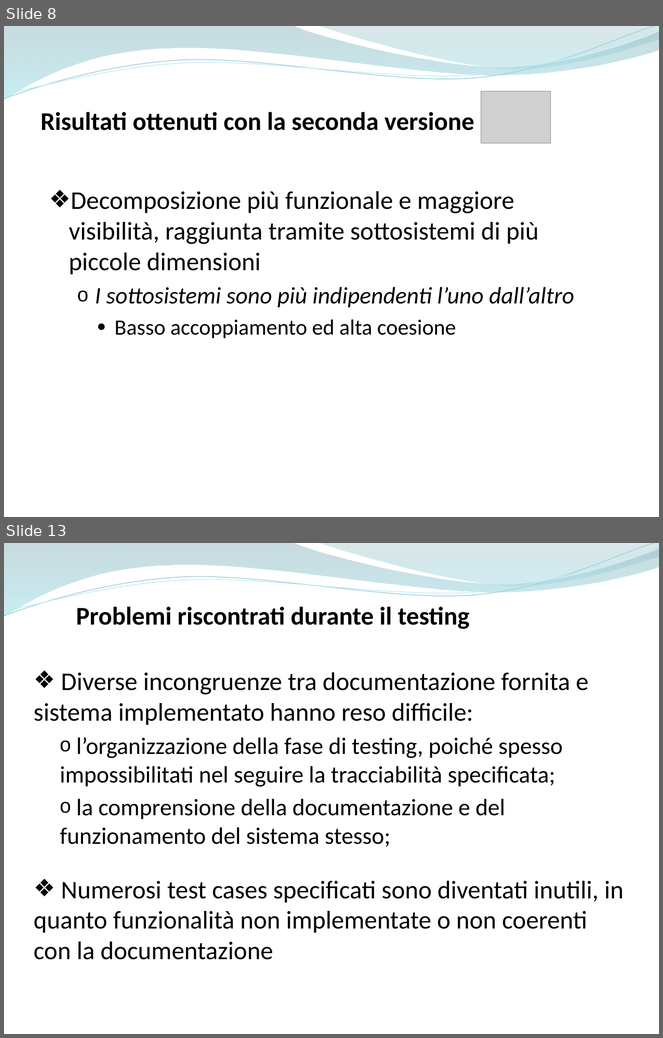
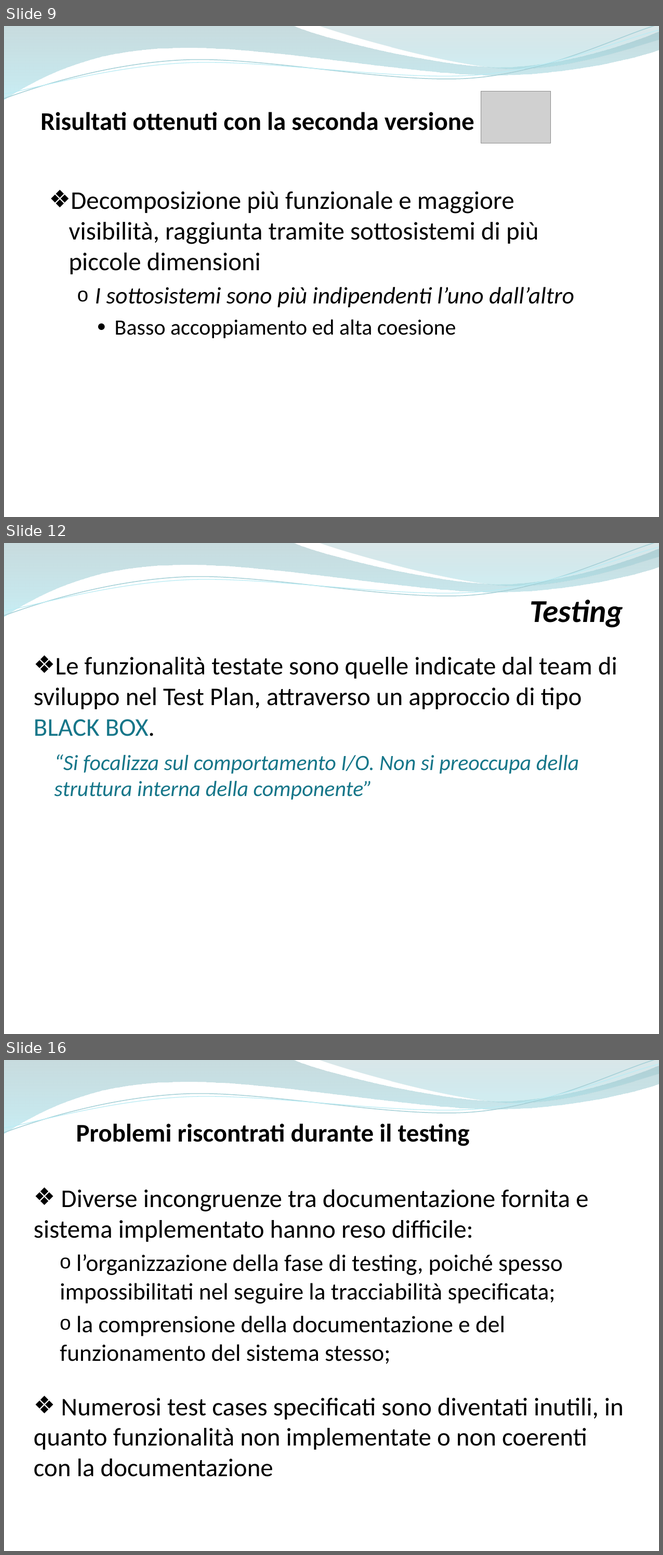
Before and after one commit to ammirate/at-silo, a slide deck: Presentazione/Atsilo2/Ferrara/Ferrara_M_PresentazioneFinale.pptx. Shown one above the other, each under a label of ours: slides 8 and 13 before the commit, slides 9, 12 and 16 after it; the slides between them are not shown. The pictures are 663x1038 and 663x1555 pixels, drawn with LibreOffice and Linux fonts; fonts in the diff are those of the drawing; grey boxes stand for pictures. Boxes give left, top, right and bottom in pixels: in the first picture for what was removed or moved away, otherwise in the second. Text is boxed around its words. In the diff, an @@ line names an element or a change of style, - is before the commit and + after.

```diff
--- a/Presentazione/Atsilo2/Ferrara/Ferrara_M_PresentazioneFinale.pptx
+++ b/Presentazione/Atsilo2/Ferrara/Ferrara_M_PresentazioneFinale.pptx
@@ slide 12 added at (4, 543, 659, 1034), background #FFFFFF; not listed: 4 template elements that a slide beside it also shows @@
@@ text added at (530, 600, 623, 628), 35 pt, text #000000, bold, italic @@
+Testing
@@ text added at (34, 657, 618, 736), 28 pt, text #000000 @@
+❖ Le funzionalità testate sono quelle indicate dal team di sviluppo nel Test Plan, attraverso un approccio di tipo BLACK BOX.
@@ text added at (54, 755, 579, 800), 24 pt, text #167689, italic @@
+“Si focalizza sul comportamento I/O. Non si preoccupa della
+struttura interna della componente”
@@ what was slide 8 is now slide 9 @@
@@ what was slide 13 is now slide 16 @@
```
Also in this commit, not shown: 6 slides changed, 2 other slides added.
